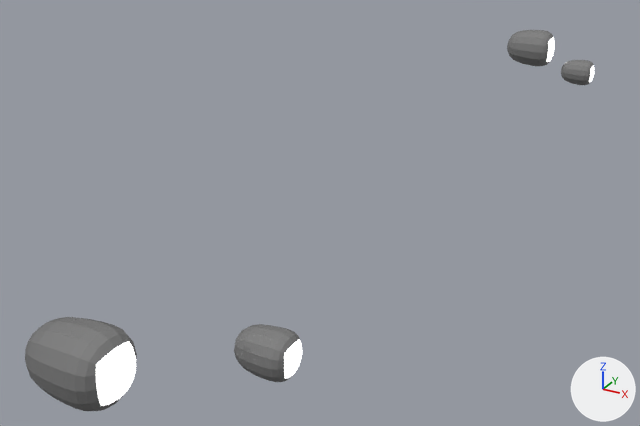
One commit to the Blender file try1.blend: the scene before it, then after it.
The view is the same before and after, from a 50 mm camera at (18.4, -24.9, 14.9) aimed at (3.4, 2.4, 1.3). The axes (+X, +Y, +Z) are drawn at lower right. The lights are the same throughout. The older version comes first.

Script lines for the objects in view, before the commit:
```python
me_cube = bpy.data.meshes.new('Cube')
me_cube.from_pydata(...)  # 24 vertices, 20 faces; spans x 3.98..9.5, y -18.61..-14.04, z 2.7..4.85
# faces by material slot: [18, 2]
me_cube.materials.append(mat_alloy)
me_cube.materials.append(mat_headlight_emission)
ob_cube = bpy.data.objects.new('Cube', me_cube)
ob_cube.location = (0.0, 5.0, 0.0)
_m = ob_cube.modifiers.new('Mirror', 'MIRROR')
_m.use_axis = (False, True, False)
_m = ob_cube.modifiers.new('Subdivision', 'SUBSURF')
_m.levels = 2
_m.render_levels = 3
```
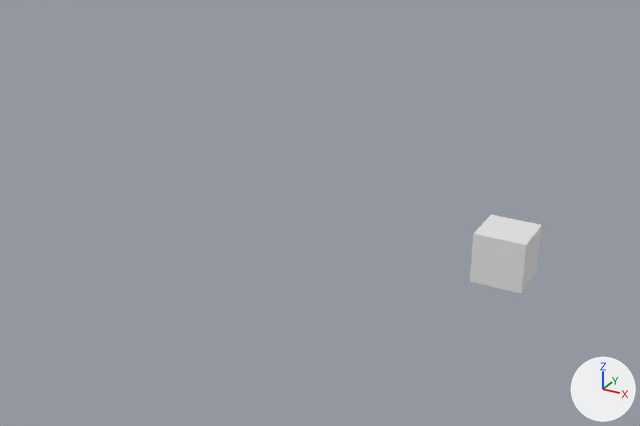
Where the change shows, as pixel boxes (x1, y1, x2, y2) in the pictures (640 x 426 px):
'Cube', reshaped, moved, modifiers changed, recoloured (87% narrower, 79% shorter): before (25, 30, 594, 411); after (470, 215, 542, 294)
part 1 of me_cube, added: after (470, 215, 542, 294)
part 2 of me_cube, deleted: before (25, 30, 555, 411)
part 3 of me_cube, deleted: before (234, 60, 594, 382)

Edits to the bpy script that builds the scene:
```text
Add mat_material:
    mat_material = principled_material('Material')
    mat_material.base_color = (0.8, 0.8, 0.8)  # white #e7e7e7
Change me_cube:
    used by ob_cube; location = (0.0, 5.0, 0.0)
    remove me_cube.from_pydata(...)  # 24 vertices, 20 faces; spans x 3.98..9.5, y -18.61..-14.04, z 2.7..4.85
    remove me_cube.materials.append(mat_alloy)
    remove me_cube.materials.append(mat_headlight_emission)
    add me_cube.from_pydata(...)  # 8 vertices, 6 faces; spans x -1.0..1.0, y -1.0..1.0, z -1.0..1.0
    me_cube part 1: a new loose piece, a box spanning x -1.0..1.0, y -1.0..1.0, z -1.0..1.0, in mat_material (white #e7e7e7)
    me_cube part 2: the loose piece of 12 vertices spanning x 3.98..6.7, y -18.61..-16.45, z 2.7..4.85 is deleted
    me_cube part 3: the loose piece of 12 vertices spanning x 7.74..9.5, y -15.43..-14.04, z 2.76..4.16 is deleted
    add me_cube.materials.append(mat_material)  # white #e7e7e7
Change ob_cube:
    remove _m = ob_cube.modifiers.new('Mirror', 'MIRROR')
    remove _m.use_axis = (False, True, False)
    remove _m = ob_cube.modifiers.new('Subdivision', 'SUBSURF')
    remove _m.levels = 2
    remove _m.render_levels = 3
    ob_cube.location: (0.0, 5.0, 0.0) -> (10.0, 5.0, 0.0)
```
